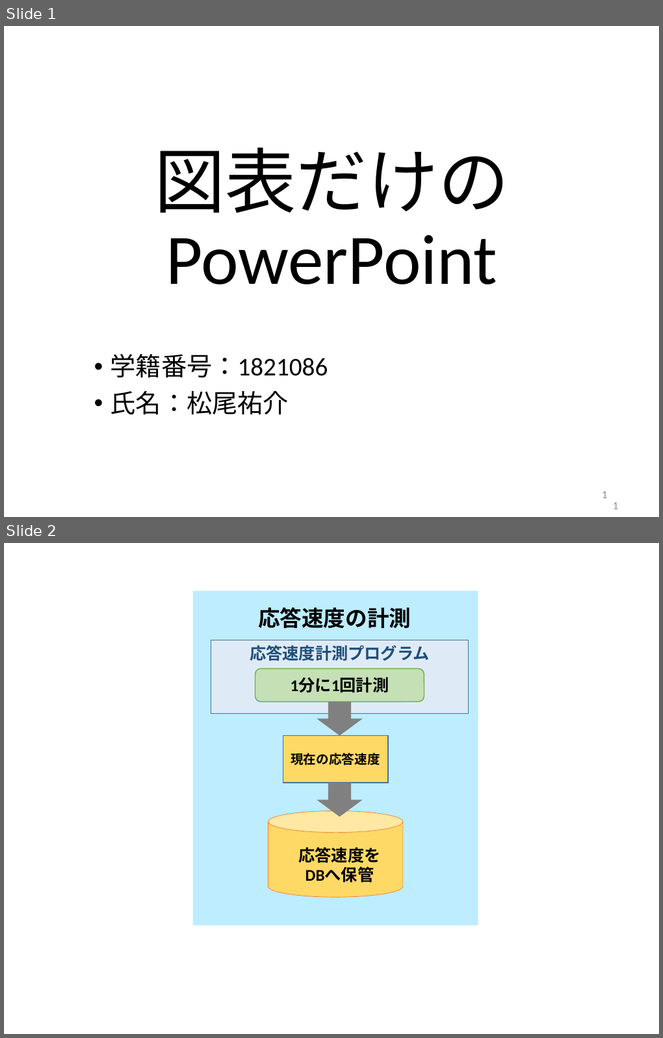
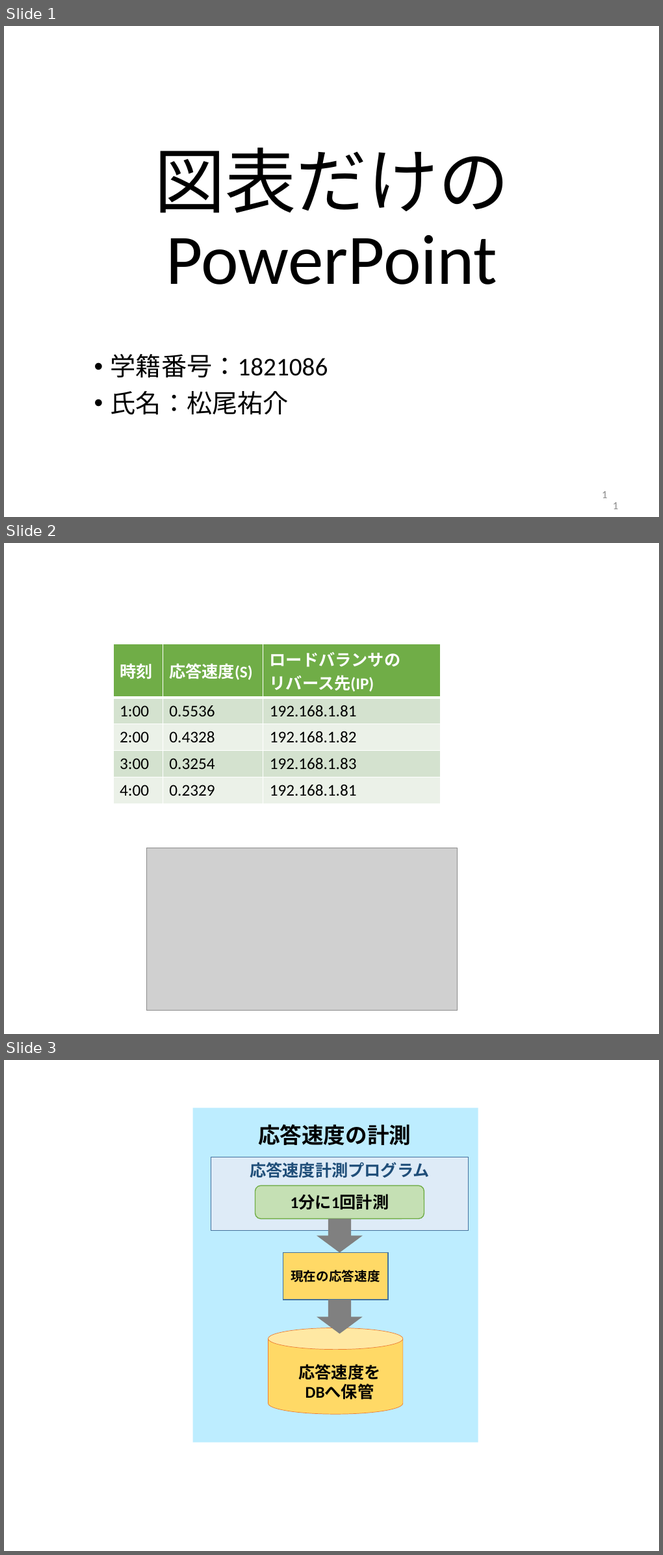
Before and after one commit to kait-takanolab/1821086_matsuo_thesis, a slide deck: meeting/1821086_matsuo_Chart.pptx. Shown one above the other, each under a label of ours: slides 1 and 2 before the commit, slides 1, 2 and 3 after it. The pictures are 663x1038 and 663x1555 pixels, drawn with LibreOffice and Linux fonts; fonts in the diff are those of the drawing; grey boxes stand for pictures. Boxes give left, top, right and bottom in pixels: in the first picture for what was removed or moved away, otherwise in the second. Text is boxed around its words. In the diff, an @@ line names an element or a change of style, - is before the commit and + after.

```diff
--- a/meeting/1821086_matsuo_Chart.pptx
+++ b/meeting/1821086_matsuo_Chart.pptx
@@ slide 2 added at [4, 543, 659, 1034], background #FFFFFF @@
@@ table added at [113, 644, 441, 799], 5 rows, 3 columns @@
+時刻 | 応答速度(S) | ロードバランサの リバース先(IP)
+1:00 | 0.5536 | 192.168.1.81
+2:00 | 0.4328 | 192.168.1.82
+3:00 | 0.3254 | 192.168.1.83
+4:00 | 0.2329 | 192.168.1.81
@@ picture added at [147, 849, 458, 1011] @@
@@ what was slide 2 is now slide 3 @@
```
Also in this commit, not shown: 3 other files.
